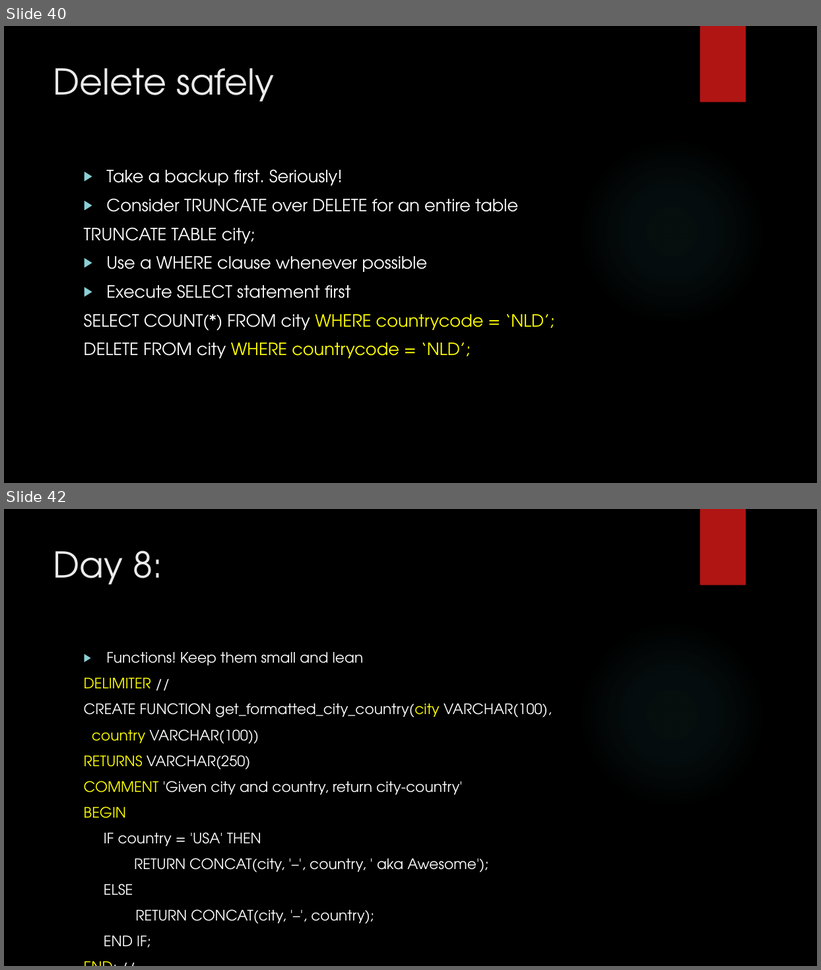
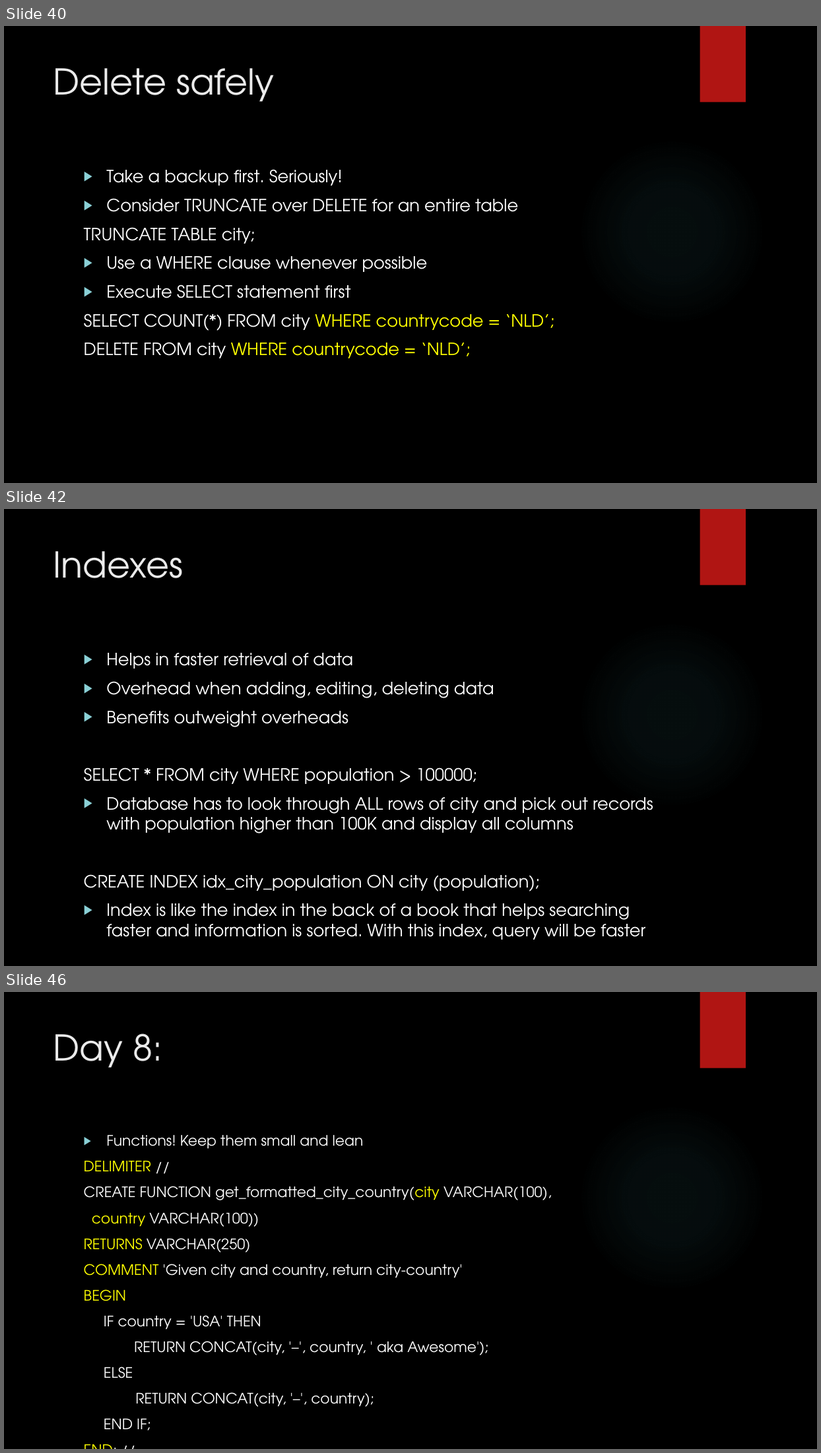
Before and after one commit to zedfoxus/database-bootcamp, a slide deck: Presentation/Database-Bootcamp-Presentation.pptx. Shown one above the other, each under a label of ours: slides 40 and 42 before the commit, slides 40, 42 and 46 after it; the slides between them are not shown. The pictures are 821x970 and 821x1453 pixels, drawn with LibreOffice and Linux fonts; fonts in the diff are those of the drawing; background and template pictures are left out. Boxes give left, top, right and bottom in pixels: in the first picture for what was removed or moved away, otherwise in the second. Text is boxed around its words. In the diff, an @@ line names an element or a change of style, - is before the commit and + after.

Commit message:
Indexes added

```diff
--- a/Presentation/Database-Bootcamp-Presentation.pptx
+++ b/Presentation/Database-Bootcamp-Presentation.pptx
@@ slide 42 added at [4,509,817,966], background picture (left out); not listed: 2 template elements that a slide beside it also shows @@
@@ title added at [54,551,184,578], 42 pt, text #EBEBEB @@
+Indexes
@@ text added at [84,653,653,940], 20 pt, text #FFFFFF @@
+▶ Helps in faster retrieval of data
+▶ Overhead when adding, editing, deleting data
+▶ Benefits outweight overheads
+SELECT * FROM city WHERE population > 100000;
+▶ Database has to look through ALL rows of city and pick out records with population higher than 100K and display all columns
+CREATE INDEX idx_city_population ON city (population);
+▶ Index is like the index in the back of a book that helps searching faster and information is sorted. With this index, query will be faster
@@ what was slide 42 is now slide 46 @@
```
Also in this commit, not shown: 1 slide changed, 3 other slides added.
